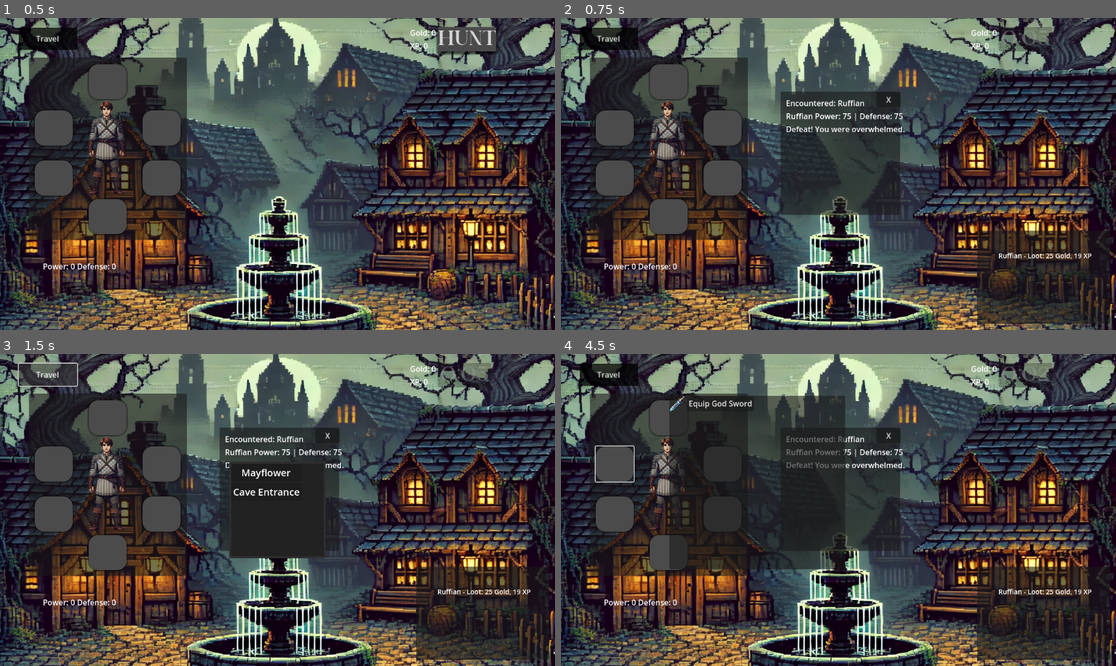
Above: before the commit, frames 1-4 (two rows, left to right).
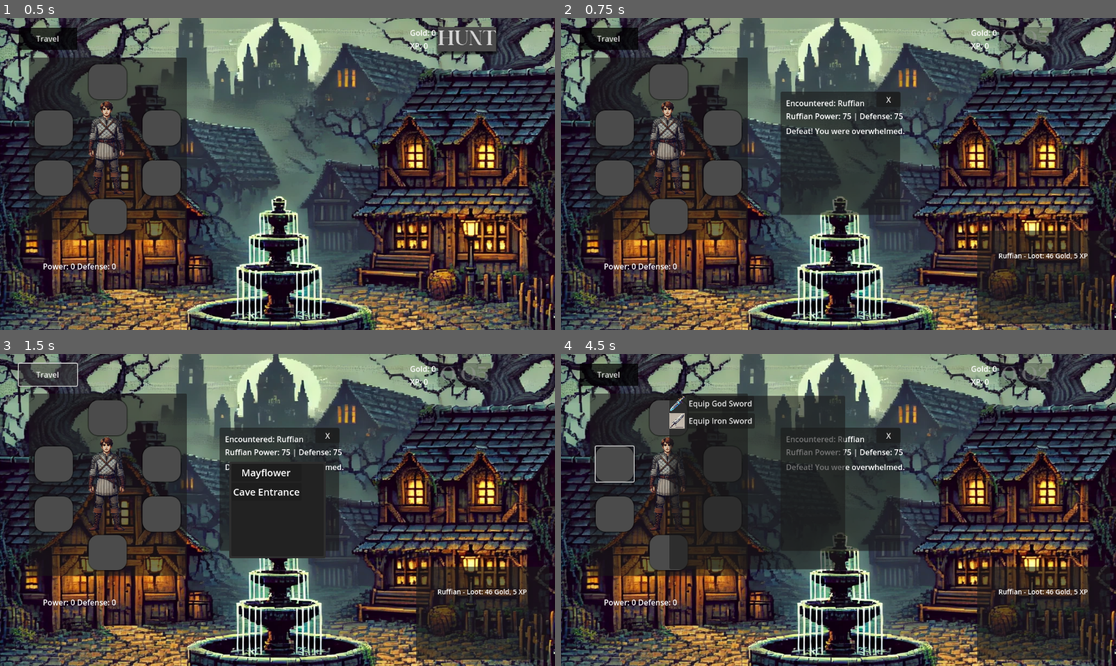
Above: after the commit, the same moments.

Repository: yoshg/GraveBound
Game: Godot game, scene res://Main_menu.tscn
Two runs of this game, one before a commit and one after it. Both use one fixed random seed, a clock stepped at 60 frames per second and the inputs below.
Inputs (mouse positions are in pixels of both pictures, inside the frame that each line leads up to):
- Up to frame 1 (0.5 s): no input
- Up to frame 2 (0.75 s): click "Hunt" at 0.5 s
- Up to frame 3 (1.5 s): click "Travel" at 1.25 s
- Up to frame 4 (4.5 s): click "Mayflower" at 2 s; click (666, 416) at 2.75 s; click (721, 463) at 3.5 s; click (616, 463) at 4.25 s

Frame 1 is identical in both runs. In frame 2, 0.3% of the frame differs, in the area x 40-96%, y 34-78%; in frame 3, 0.1%; in frame 4, 0.5%, in the area x 19-96%, y 18-78%.

Commit message:
combat math

Diff:
--- a/HuntResultDisplay.gd
+++ b/HuntResultDisplay.gd
@@ -16,39 +16,34 @@
 	# Set custom colors
 
 func show_result(result: Dictionary) -> void:
-	if GameManager.current_enemy == null:
-		print_debug("Error: No current_enemy set in GameManager!")
-		return
+	enemy_label.text = "Encountered: " + result.enemy_name
+	stats_label.text = "%s Power: %d | Defense: %d" % [result.enemy_name, result.enemy_power, result.enemy_defense]
 
-	# Update labels using current_enemy
-	enemy_label.text = "Encountered: " + GameManager.current_enemy.name
-	stats_label.text = "%s Power: %d | Defense: %d" % [
-		GameManager.current_enemy.name,
-		GameManager.current_enemy.base_power,
-		GameManager.current_enemy.base_power
-	]
+	if result.enemy_defeated and not result.player_defeated:
+			rewards_label.text = "Victory! Gained %d Gold and %d XP" % [result.gold_drop, result.xp_drop]
+	elif result.player_defeated and not result.enemy_defeated:
+		rewards_label.text = "Defeat! You were overwhelmed."
+	elif result.enemy_defeated and result.player_defeated:
+			rewards_label.text = "Both perished in battle..."
+	else:
+		rewards_label.text = "The battle was inconclusive."
 
-	# Determine battle outcome text
-	var outcome_text = "The battle was inconclusive."
-	if result.enemy_power == 0 or (result.enemy_defeated and not result.player_defeated):
-		outcome_text = "Victory! Gained %d Gold and %d XP" % [result.gold_drop, result.xp_drop]
-	elif result.player_defeated and not result.enemy_defeated:
-		outcome_text = "Defeat! You were overwhelmed."
-	elif result.enemy_defeated and result.player_defeated:
-		outcome_text = "Both perished in battle..."
+	show()  # Make sure the result panel is visible
+	enemy_graphic.texture = null
 
-	# Update rewards
-	rewards_label.text = outcome_text
-
-	# Set the enemy graphic
-	enemy_graphic.texture = GameManager.enemy_images.get(GameManager.current_enemy.name, null)
-	enemy_graphic.visible = enemy_graphic.texture != null
-
-	show()
-
+	# Set the enemy graphic (assuming GameManager has the enemy_images dictionary)
+	if result.enemy_name in GameManager.enemy_images:
+		enemy_graphic.texture = GameManager.enemy_images[result.enemy_name]
+		enemy_graphic.show()
+	else:
+		enemy_graphic.texture = null
 
 func _on_hunt_reset() -> void:
 	hide()  # Hides the panel instead of deleting it
 
+func _on_close_pressed() -> void:
+	hide()  # Allows the player to close it manually
+
+
 func _on_close_button_pressed() -> void:
 	hide()
--- a/Main_menu.tscn
+++ b/Main_menu.tscn
@@ -220,9 +220,9 @@
 grow_horizontal = 2
 grow_vertical = 2
 mouse_force_pass_scroll_events = false
-theme_override_styles/normal = ExtResource("8_ymxjg")
-theme_override_styles/hover = ExtResource("8_ymxjg")
-theme_override_styles/pressed = ExtResource("8_ymxjg")
+theme_override_styles/hover = ExtResource("8_ymxjg")
+theme_override_styles/pressed = ExtResource("8_ymxjg")
+theme_override_styles/normal = ExtResource("8_ymxjg")
 icon_alignment = 1
 expand_icon = true
 
@@ -238,9 +238,9 @@
 offset_bottom = 95.83
 grow_horizontal = 2
 grow_vertical = 2
-theme_override_styles/normal = ExtResource("8_ymxjg")
-theme_override_styles/hover = ExtResource("8_ymxjg")
-theme_override_styles/pressed = ExtResource("8_ymxjg")
+theme_override_styles/hover = ExtResource("8_ymxjg")
+theme_override_styles/pressed = ExtResource("8_ymxjg")
+theme_override_styles/normal = ExtResource("8_ymxjg")
 icon_alignment = 1
 expand_icon = true
 
@@ -256,9 +256,9 @@
 offset_bottom = 95.83
 grow_horizontal = 2
 grow_vertical = 2
-theme_override_styles/normal = ExtResource("8_ymxjg")
-theme_override_styles/hover = ExtResource("8_ymxjg")
-theme_override_styles/pressed = ExtResource("8_ymxjg")
+theme_override_styles/hover = ExtResource("8_ymxjg")
+theme_override_styles/pressed = ExtResource("8_ymxjg")
+theme_override_styles/normal = ExtResource("8_ymxjg")
 icon_alignment = 1
 expand_icon = true
 
@@ -274,9 +274,9 @@
 offset_bottom = 199.83
 grow_horizontal = 2
 grow_vertical = 2
-theme_override_styles/normal = ExtResource("8_ymxjg")
-theme_override_styles/hover = ExtResource("8_ymxjg")
-theme_override_styles/pressed = ExtResource("8_ymxjg")
+theme_override_styles/hover = ExtResource("8_ymxjg")
+theme_override_styles/pressed = ExtResource("8_ymxjg")
+theme_override_styles/normal = ExtResource("8_ymxjg")
 icon_alignment = 1
 expand_icon = true
 
@@ -292,9 +292,9 @@
 offset_bottom = 279.83
 grow_horizontal = 2
 grow_vertical = 2
-theme_override_styles/normal = ExtResource("8_ymxjg")
-theme_override_styles/hover = ExtResource("8_ymxjg")
-theme_override_styles/pressed = ExtResource("8_ymxjg")
+theme_override_styles/hover = ExtResource("8_ymxjg")
+theme_override_styles/pressed = ExtResource("8_ymxjg")
+theme_override_styles/normal = ExtResource("8_ymxjg")
 icon_alignment = 1
 expand_icon = true
 
@@ -310,9 +310,9 @@
 offset_bottom = 199.83
 grow_horizontal = 2
 grow_vertical = 2
-theme_override_styles/normal = ExtResource("8_ymxjg")
-theme_override_styles/hover = ExtResource("8_ymxjg")
-theme_override_styles/pressed = ExtResource("8_ymxjg")
+theme_override_styles/hover = ExtResource("8_ymxjg")
+theme_override_styles/pressed = ExtResource("8_ymxjg")
+theme_override_styles/normal = ExtResource("8_ymxjg")
 icon_alignment = 1
 expand_icon = true
 
--- a/game_manager.gd
+++ b/game_manager.gd
@@ -35,66 +35,51 @@
 
 	current_enemy = enemy_data  # Store the enemy for combat calculations
 
-	# Debugging
-	print_debug("Fighting:", current_enemy.name)
-	print_debug("Base Enemy Power:", current_enemy.base_power)
-
-	# Get player attack and enemy power
+	# ✅ Use fixed enemy power
 	var attack_power = calculate_effective_attack()
-	var enemy_power = max(0, calculate_effective_enemy_power())  # ✅ Force 0 instead of 1
-
-
-	# Debugging attack vs enemy power
+	var enemy_power = max(0, current_enemy.base_power)  # Use predefined power
+
+	# ✅ Calculate win probability
+	var alpha = 0.5
+	var win_probability = pow(attack_power, alpha) / (pow(attack_power, alpha) + pow(enemy_power, alpha))
+	win_probability = clamp(win_probability, 0.0, 1.0)  # Ensure valid range
+
+	# ✅ Single roll for outcome (no ties)
+	var roll = randf()
+	var enemy_defeated = roll < win_probability
+	var player_defeated = not enemy_defeated
+
+	# ✅ Debugging battle results
 	print_debug("Effective Attack Power:", attack_power)
 	print_debug("Effective Enemy Power:", enemy_power)
-
-	# ✅ Fix: Ensure if enemy power is 0, player automatically wins
-	var enemy_defeated = false
-	var player_defeated = false
-
-	if enemy_power == 0:
-		print_debug("Enemy has 0 power. Auto win!")
-		enemy_defeated = true
-		player_defeated = false
-	else:
-		# Win probability calculation
-		var alpha = 0.5
-		var win_probability = pow(attack_power, alpha) / (pow(attack_power, alpha) + pow(enemy_power, alpha))
-
-		# Roll for win
-		enemy_defeated = randf() < win_probability
-		player_defeated = randf() < (enemy_power / (enemy_power + attack_power))
-
-	# Debug battle result
+	print_debug("Win Probability: %.2f%%" % (win_probability * 100))  # Show as percentage
+	print_debug("Rolled Value:", roll)
 	print_debug("Enemy Defeated:", enemy_defeated)
 	print_debug("Player Defeated:", player_defeated)
 
 	# Loot
-	var gold_drop = randi_range(10, 50)  # Adjust for better balancing
+	var gold_drop = randi_range(10, 50)
 	var xp_drop = randi_range(5, 20)
-
-	# Roll for loot if enemy is defeated
 	var loot_drops = []
 	if enemy_defeated and current_enemy.has("loot_table"):
 		loot_drops = current_enemy.loot_table.roll_loot()
 
 	# Apply rewards if player wins
-	if enemy_defeated and not player_defeated:
+	if enemy_defeated:
 		player_gold += gold_drop
 		player_experience += xp_drop
 		emit_signal("stats_updated")
 
 	# Store fight results
-	# ✅ Directly return the results so we don’t calculate win probability
 	var result = {
 		"enemy_name": current_enemy.name,
 		"enemy_power": enemy_power,
 		"enemy_defense": current_enemy.base_power,
 		"enemy_defeated": enemy_defeated,
 		"player_defeated": player_defeated,
-		"gold_drop": randi_range(10, 50),
-		"xp_drop": randi_range(5, 20),
-		"loot": []
+		"gold_drop": gold_drop,
+		"xp_drop": xp_drop,
+		"loot": loot_drops
 	}
 
 	# Emit fight result signal
@@ -102,6 +87,8 @@
 	print("Fight recorded signal emitted")
 
 	return result
+
+
 
 func get_random_enemy() -> Dictionary:
 	var enemies = {
@@ -148,7 +135,6 @@
 			"name": "Bronze Helmet",
 			"icon_path": "res://assets/armor/bronzehelmet.png",
 			"stats": {
-				"flat_defense": 10,
 				"resistances": { "Blunt": 0.15, "Pierce": 0.05 }
 			}
 		},
@@ -205,12 +191,27 @@
 			"attack": {  # ✅ INSANE ATTACK POWER
 				"Slash": 1000000,
 				"Pierce": 500000,
-				"Blunt": 250000
+				"Blunt": 2050000
 		},
 			"armor_pierce": {  # ✅ DESTROYS ENEMY RESISTANCES
 				"Slash": 1.0,
 				"Pierce": 1.0,
 				"Blunt": 1.0
+			}
+		},
+
+		{
+			"name": "Iron Sword",
+			"icon_path": "res://assets/weapons/ironsword.png",
+			"attack": {
+				"Slash": 10,
+				"Pierce": 5,
+				"Blunt": 2
+		},
+			"armor_pierce": {
+				"Slash": .3,
+				"Pierce": .1,
+				"Blunt": .0
 			}
 		}
 	]
--- a/project.godot
+++ b/project.godot
@@ -12,7 +12,7 @@
 
 config/name="GraveBound"
 run/main_scene="res://Main_menu.tscn"
-config/features=PackedStringArray("4.0", "GL Compatibility")
+config/features=PackedStringArray("4.3", "GL Compatibility")
 config/icon="res://icon.svg"
 
 [autoload]
Not shown, changed: assets/fonts/VIRUST.ttf.import
Binary file added: assets/weapons/ironsword.png
Not shown, added: assets/weapons/ironsword.png.import
